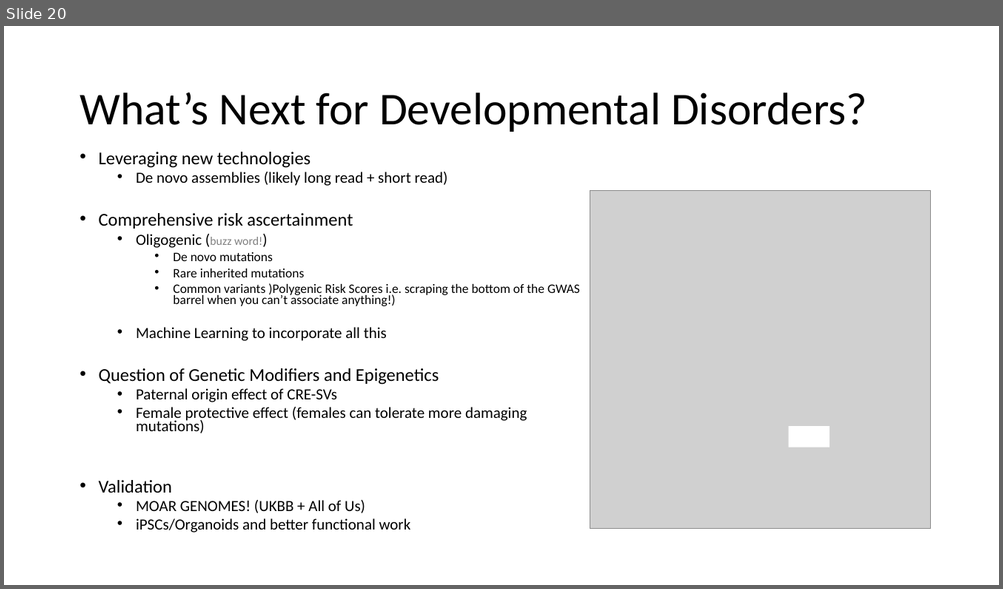
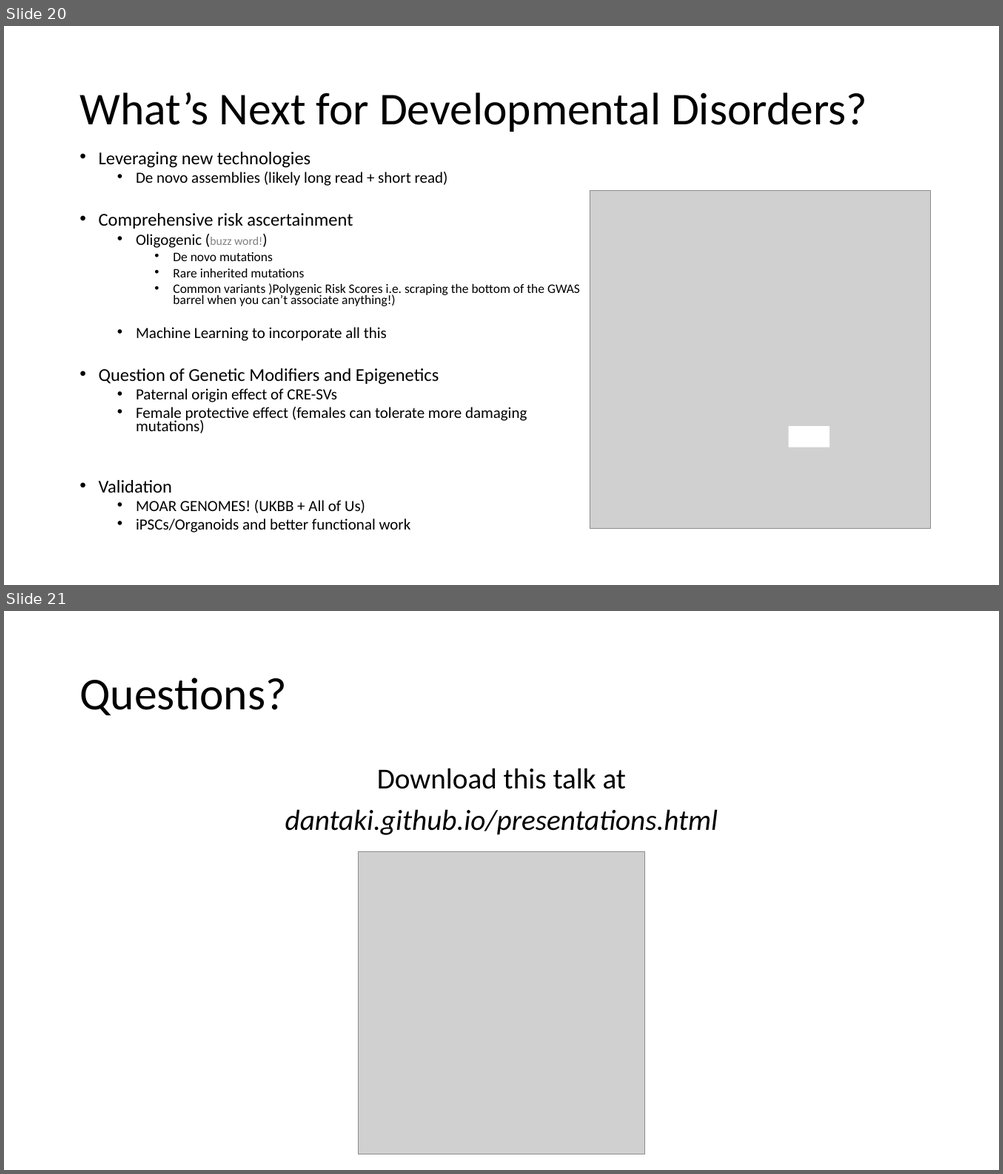
Before and after one commit to dantaki/presentations, a slide deck: BIOM201/antaki_biom201_20191108.pptx. Shown one above the other, each under a label of ours: slide 20 before the commit, slides 20 and 21 after it. The pictures are 1003x589 and 1003x1174 pixels, drawn with LibreOffice and Linux fonts; fonts in the diff are those of the drawing; grey boxes stand for pictures. Boxes give left, top, right and bottom in pixels: in the first picture for what was removed or moved away, otherwise in the second. Text is boxed around its words. In the diff, an @@ line names an element or a change of style, - is before the commit and + after.

```diff
--- a/BIOM201/antaki_biom201_20191108.pptx
+++ b/BIOM201/antaki_biom201_20191108.pptx
@@ slide 21 added at (4,611,999,1170), background #FFFFFF @@
@@ title added at (79,678,286,715), 44 pt, text #000000 @@
+Questions?
@@ text added at (285,768,718,835), 28 pt, text #000000, italic @@
+Download this talk at
+dantaki.github.io/presentations.html
@@ picture added at (358,852,645,1155) @@
```
Also in this commit, not shown: 1 slide changed, 1 slide removed.
